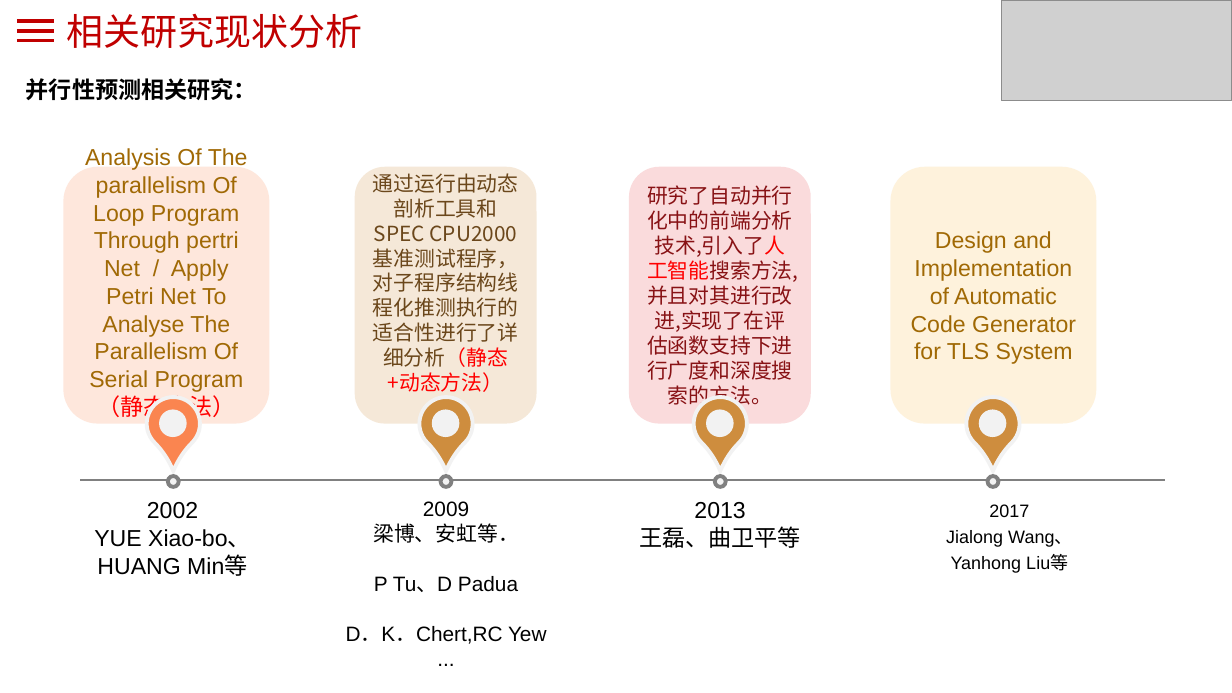
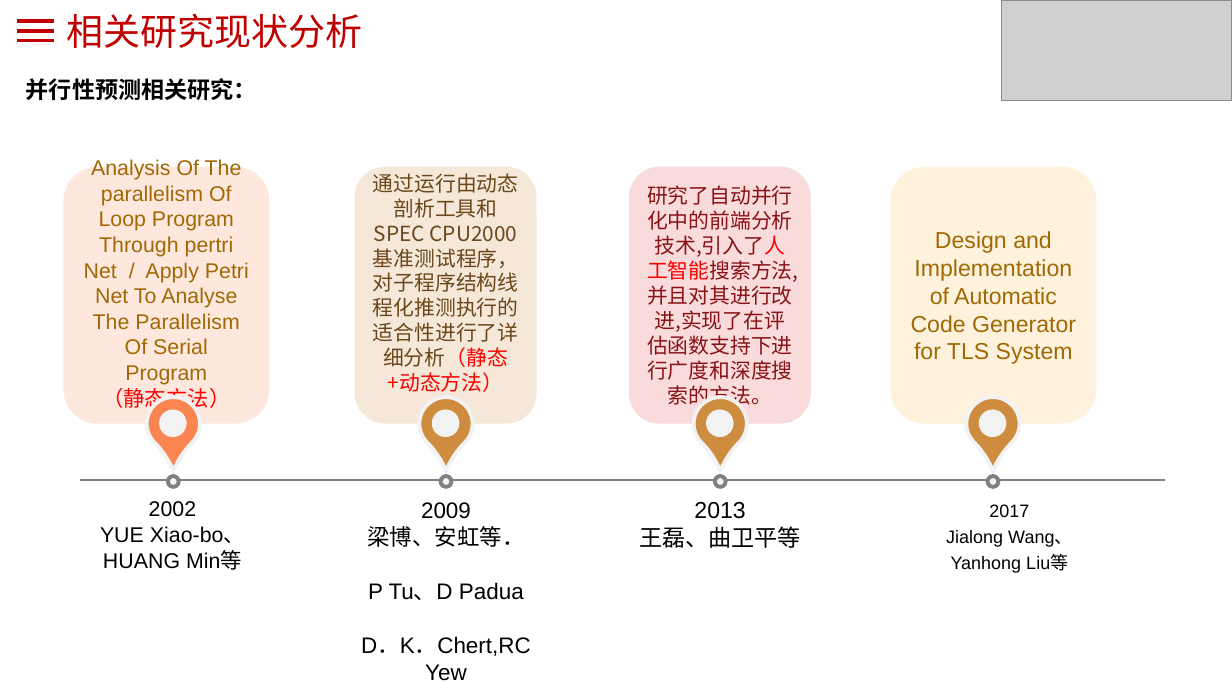
Before and after one commit to wsl071134/MyPaper, a slide deck: slide 7 of 开题/开题报告.pptx. Drawn at 1232x693 pixels with LibreOffice and Linux fonts; fonts in the diff are those of the drawing; grey boxes stand for pictures. Boxes give left, top, right and bottom in pixels: in the first picture for what was removed or moved away, otherwise in the second. Text is boxed around its words. In the diff, an @@ line names an element or a change of style, - is before the commit and + after.

```diff
--- a/开题/开题报告.pptx
+++ b/开题/开题报告.pptx
@@ rounded rectangle "Analysis Of The parallelism Of ..." at box(64, 166, 270, 423): size 18 to 16.6 pt @@
@@ text "2002" at box(100, 501, 245, 570): size 18 to 16.6 pt @@
@@ text "2009" at box(361, 502, 531, 681): size 16.2 to 17.6 pt @@
```
Also in this commit, not shown: 2 other slides changed, 4 other files.
